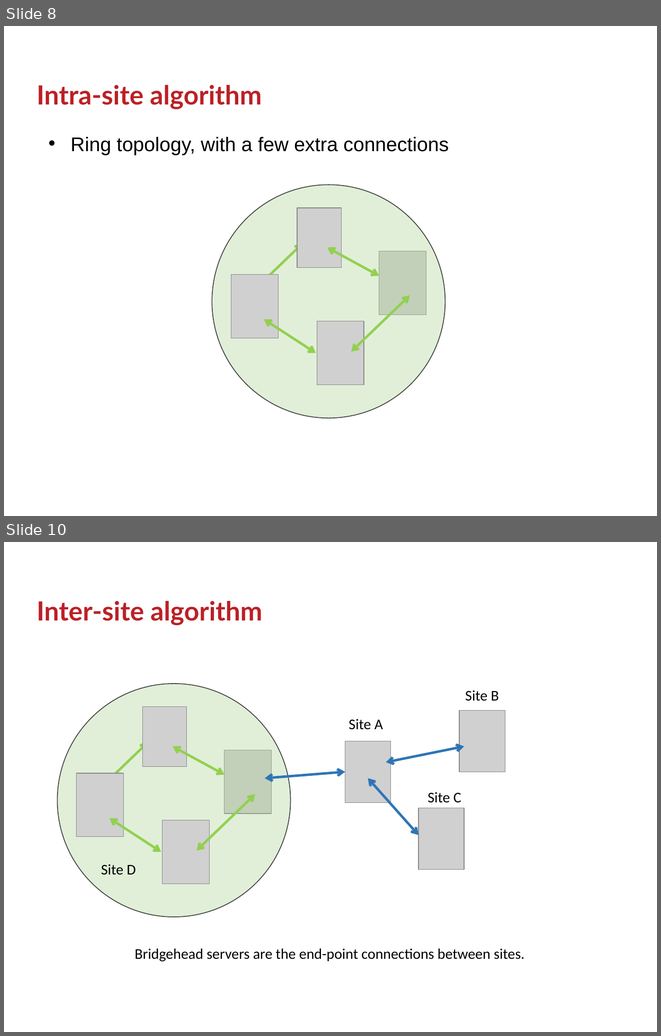
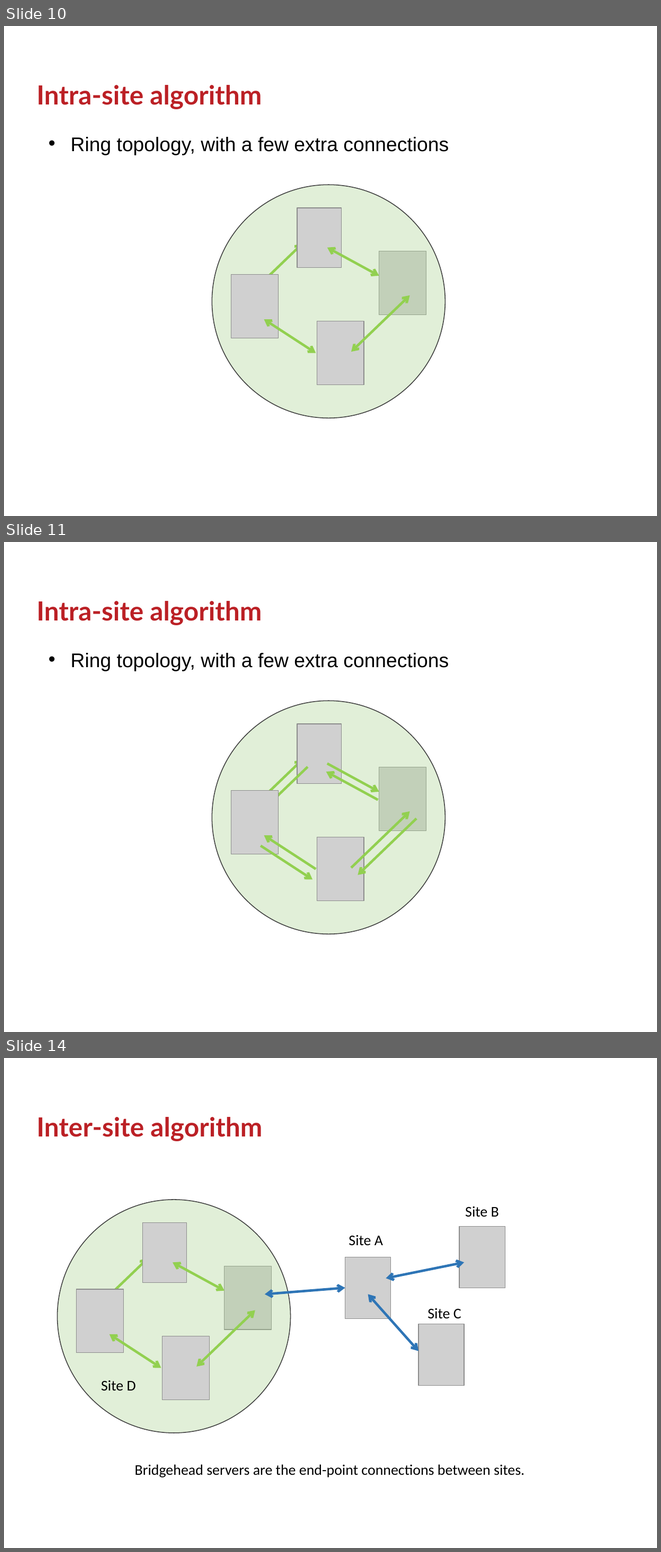
Before and after one commit to GSam/Slides, a slide deck: Samba KCC.pptx. Shown one above the other, each under a label of ours: slides 8 and 10 before the commit, slides 10, 11 and 14 after it; the slides between them are not shown. The pictures are 661x1036 and 661x1552 pixels, drawn with LibreOffice and Linux fonts; fonts in the diff are those of the drawing; grey boxes stand for pictures; background and template pictures are left out. Boxes give left, top, right and bottom in pixels: in the first picture for what was removed or moved away, otherwise in the second. Text is boxed around its words. In the diff, an @@ line names an element or a change of style, - is before the commit and + after.

```diff
--- a/Samba KCC.pptx
+++ b/Samba KCC.pptx
@@ slide 11 added at <box>4,542,657,1032</box>, background #FFFFFF @@
@@ title added at <box>37,601,262,625</box>, 32 pt, text #BB2025, bold @@
+Intra-site algorithm
@@ text added at <box>71,653,449,671</box>, 24 pt, text #000000 @@
+• Ring topology, with a few extra connections
@@ freeform shape added at <box>212,701,445,934</box>, fill #A9D18E at 34% opacity, outline #404040 1 pt @@
@@ picture added at <box>297,724,342,784</box> @@
@@ double arrow added from (244, 816) to (302, 759), #92D050 3 pt @@
@@ arrow added from (327, 764) to (379, 792), #92D050 3 pt @@
@@ arrow added from (308, 767) to (249, 823), #92D050 3 pt @@
@@ arrow added from (378, 800) to (326, 771), #92D050 3 pt @@
@@ picture added at <box>379,767,426,830</box> @@
@@ picture added at <box>231,790,279,854</box> @@
@@ arrow added from (351, 868) to (410, 811), #92D050 3 pt @@
@@ arrow added from (416, 819) to (358, 875), #92D050 3 pt @@
@@ arrow added from (316, 869) to (264, 835), #92D050 3 pt @@
@@ picture added at <box>317,837,364,900</box> @@
@@ arrow added from (261, 845) to (312, 879), #92D050 3 pt @@
@@ what was slide 8 is now slide 10 @@
@@ what was slide 10 is now slide 14 @@
```
Also in this commit, not shown: 2 slides changed, 11 other slides added, 1 slide removed.
